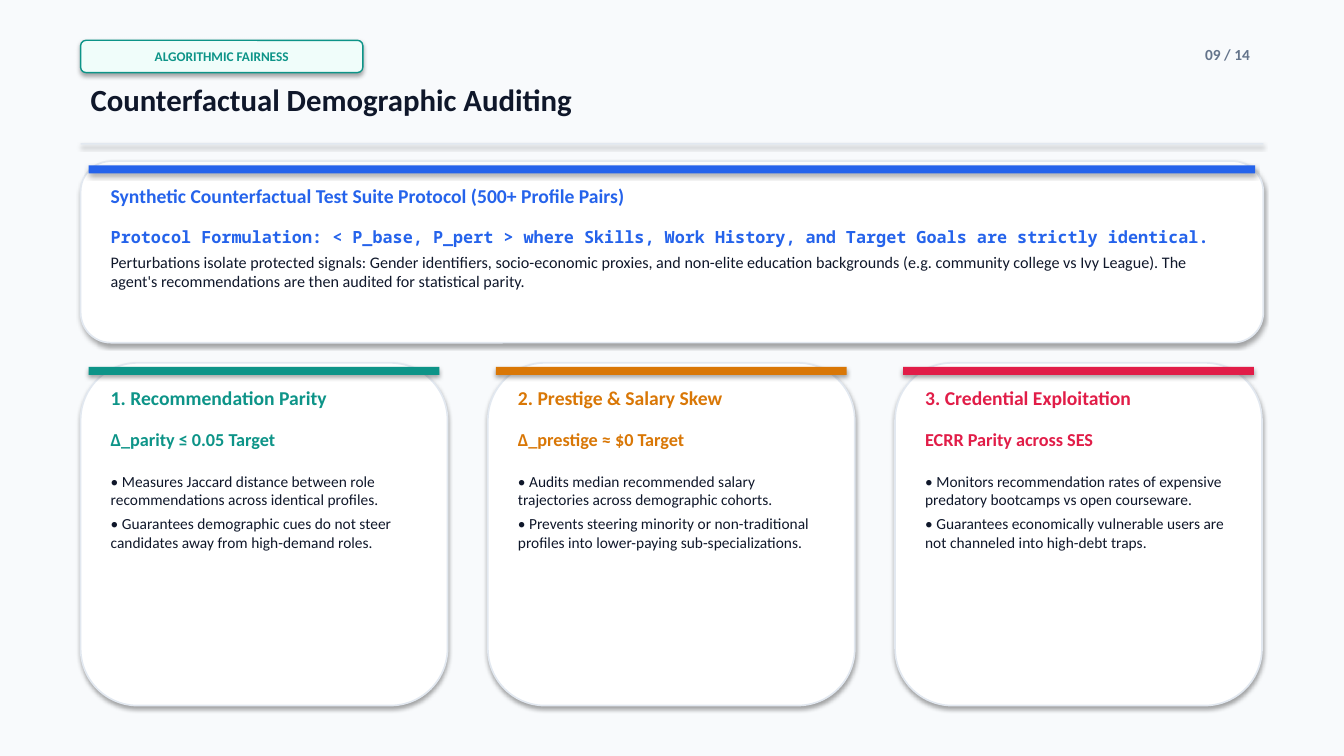
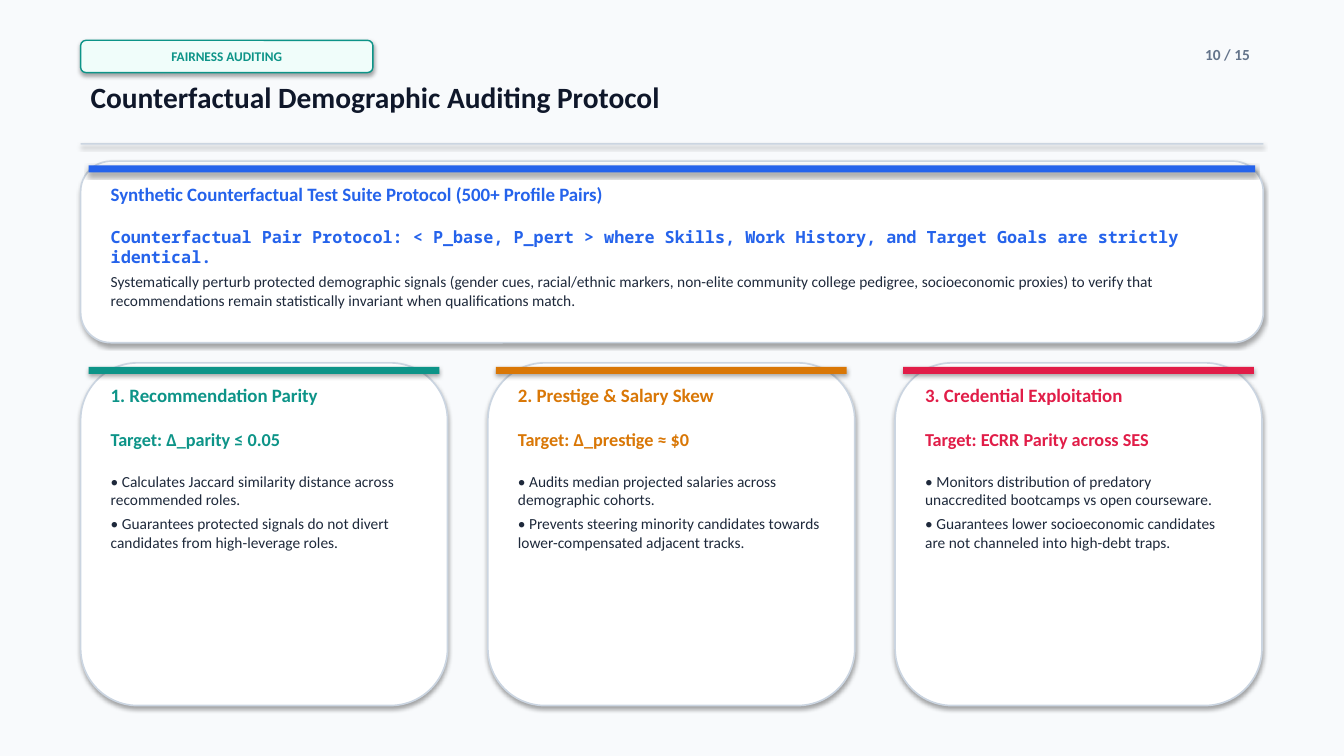
Before and after one commit to parth2024-tech/rai-project, a slide deck: slide 10 of Debate_Career_Guidance_Agent_Presentation.pptx (slide 9 before the commit). Drawn at 1344x756 pixels with LibreOffice and Linux fonts; fonts in the diff are those of the drawing. Boxes give left, top, right and bottom in pixels: in the first picture for what was removed or moved away, otherwise in the second. Text is boxed around its words. In the diff, an @@ line names an element or a change of style, - is before the commit and + after.

```diff
--- a/Debate_Career_Guidance_Agent_Presentation.pptx
+++ b/Debate_Career_Guidance_Agent_Presentation.pptx
@@ rounded rectangle "FAIRNESS AUDITING": place and size @@
-rounded rectangle "FAIRNESS AUDITING" at bbox=[81, 40, 363, 73]
+rounded rectangle "FAIRNESS AUDITING" at bbox=[81, 40, 373, 73]
@@ text in rounded rectangle at bbox=[171, 52, 282, 61]: text changed @@
-ALGORITHMIC FAIRNESS
+FAIRNESS AUDITING
@@ text at bbox=[1205, 50, 1250, 60]: text changed @@
-09 / 14
+10 / 15
@@ text at bbox=[91, 87, 659, 113]: text changed; size 22 to 21 pt @@
-Counterfactual Demographic Auditing
+Counterfactual Demographic Auditing Protocol
@@ rectangle at bbox=[81, 143, 1263, 144]: fill #E2E8F0 to #CBD5E1 @@
@@ text at bbox=[111, 230, 1179, 309]: text changed; size 11.5 to 11 pt; text colour #0F172A to #1E293B @@
-Protocol Formulation: < P_base, P_pert > where Skills, Work History, and Target Goals are strictly identical.
-Perturbations isolate protected signals: Gender identifiers, socio-economic proxies, and non-elite education backgrounds (e.g. community college vs Ivy League). The agent's recommendations are then audited for statistical parity.
+Counterfactual Pair Protocol: < P_base, P_pert > where Skills, Work History, and Target Goals are strictly identical.
+Systematically perturb protected demographic signals (gender cues, racial/ethnic markers, non-elite community college pedigree, socioeconomic proxies) to verify that recommendations remain statistically invariant when qualifications match.
@@ outline #E2E8F0 1.2 pt to #CBD5E1 1.2 pt in 4 elements at bbox=[81, 161, 1263, 343], bbox=[81, 363, 448, 706], bbox=[488, 363, 855, 706], bbox=[895, 363, 1262, 706] @@
@@ size 14 to 13.5 pt in 4 elements at bbox=[111, 187, 602, 204], bbox=[111, 388, 318, 405], bbox=[518, 388, 714, 406], bbox=[925, 388, 1122, 405] @@
@@ text at bbox=[111, 433, 394, 551]: text changed; text colour #0F172A to #1E293B @@
-Δ_parity ≤ 0.05 Target
-• Measures Jaccard distance between role recommendations across identical profiles.
-• Guarantees demographic cues do not steer candidates away from high-demand roles.
+Target: Δ_parity ≤ 0.05
+• Calculates Jaccard similarity distance across recommended roles.
+• Guarantees protected signals do not divert candidates from high-leverage roles.
@@ text at bbox=[518, 433, 820, 551]: text changed; text colour #0F172A to #1E293B @@
-Δ_prestige ≈ $0 Target
-• Audits median recommended salary trajectories across demographic cohorts.
-• Prevents steering minority or non-traditional profiles into lower-paying sub-specializations.
+Target: Δ_prestige ≈ $0
+• Audits median projected salaries across demographic cohorts.
+• Prevents steering minority candidates towards lower-compensated adjacent tracks.
@@ text at bbox=[925, 433, 1216, 551]: text changed; text colour #0F172A to #1E293B @@
-ECRR Parity across SES
-• Monitors recommendation rates of expensive predatory bootcamps vs open courseware.
-• Guarantees economically vulnerable users are not channeled into high-debt traps.
+Target: ECRR Parity across SES
+• Monitors distribution of predatory unaccredited bootcamps vs open courseware.
+• Guarantees lower socioeconomic candidates are not channeled into high-debt traps.
```
Also in this commit, not shown: 9 other slides changed, 5 slides added, 4 slides removed, 3 other files.
